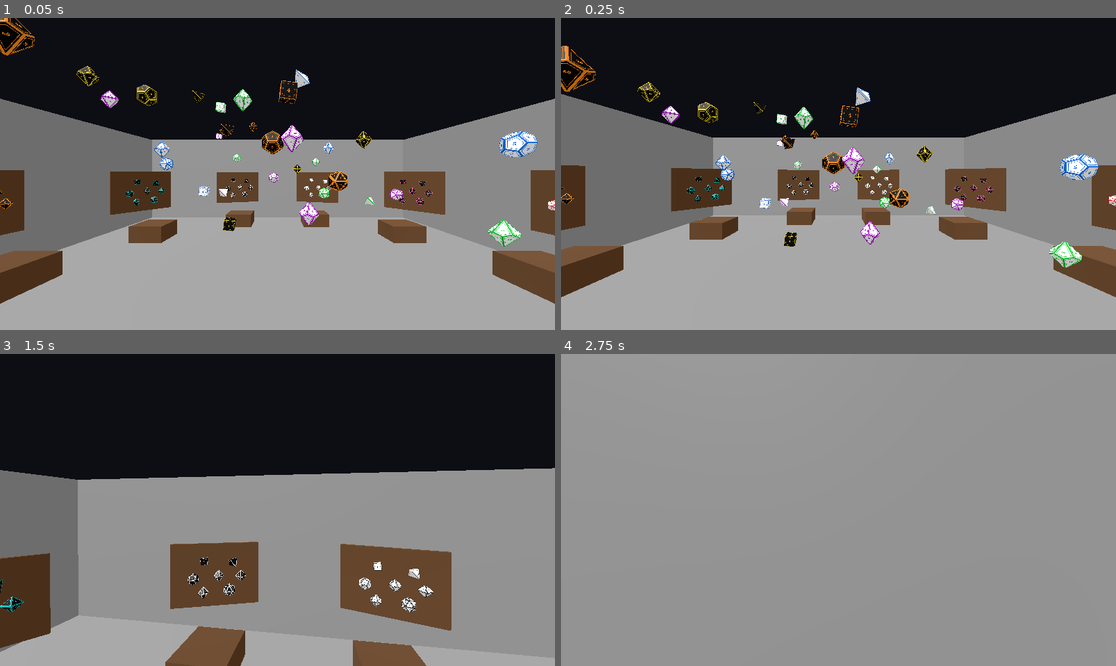
Above: before the commit, frames 1-4 (two rows, left to right).
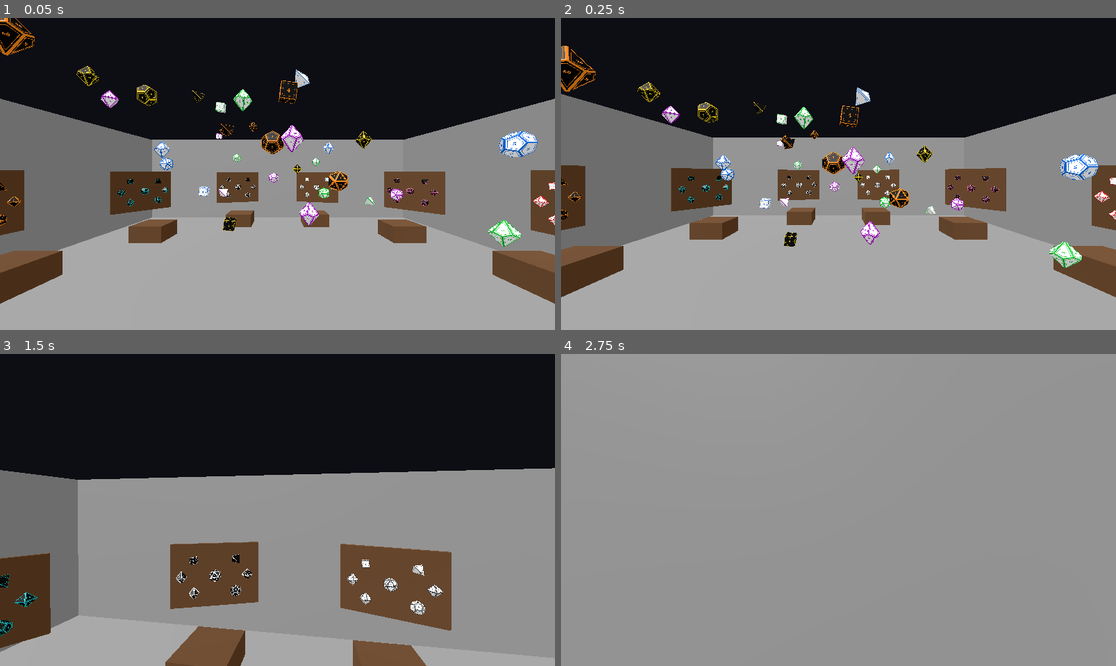
Above: after the commit, the same moments.

Repository: Fandomqueen9/Dice_Sort_Portfolio
Game: Godot game, scene res://scenes/Main.tscn
Same seed, same stepped clock (60 frames per second), same inputs: the game is played once before the commit and once after it. This scene is started directly instead of the project's main scene.
Inputs (mouse positions are in pixels of both pictures, inside the frame that each line leads up to):
- Up to frame 1 (0.05 s): no input
- Up to frame 2 (0.25 s): no input
- Up to frame 3 (1.5 s): tap Enter at 0.5 s; move the mouse to (305, 510) at 0.52 s; hold W from 0.53 s (still down); click (305, 510) at 0.67 s; tap Space at 0.77 s; move the mouse to (249, 510) at 1.27 s
- Up to frame 4 (2.75 s): keep holding W; tap Space at 1.52 s; move the mouse to (849, 503) at 2.02 s

The runs differ from the first frame. In frame 1, 0.9% of the frame differs, in the area x 0-100%, y 51-67%; in frame 2, 0.9%; in frame 3, 1.6%, in the area x 0-80%, y 64-91%; in frame 4, nothing differs.

Commit message:
Align sign dice into straight rows with d20 centered
Replace the jittered scatter offsets with a clean 2/3/2 grid (top,
middle, bottom rows all straight and evenly spaced), with d20 in the
exact center of the middle row.

Co-Authored-By: Claude Sonnet 5 <noreply@anthropic.com>

Diff:
--- a/client/scripts/Tray.gd
+++ b/client/scripts/Tray.gd
@@ -13,16 +13,16 @@
 const MINI_DIE_SCALE := 0.85
 const MATCHED_OUTLINE_COLOR := Color(0.2, 0.9, 0.3)
 
-# Loosely scattered layout (not a straight line), one offset per entry in
-# GameState.DIE_TYPES, matched by index.
+# Three straight, evenly-spaced rows (2 / 3 / 2), d20 centered in the
+# middle row. One offset per entry in GameState.DIE_TYPES, matched by index.
 const MINI_DIE_OFFSETS := [
-	Vector2(-0.30, 0.22),  # d4
-	Vector2(0.18, 0.26),   # d6
-	Vector2(-0.44, -0.02), # d8
-	Vector2(-0.06, 0.0),   # d10
-	Vector2(0.36, -0.04),  # d12
-	Vector2(-0.24, -0.26), # d20
-	Vector2(0.20, -0.28),  # d100
+	Vector2(-0.35, 0.28),  # d4    top-left
+	Vector2(0.35, 0.28),   # d6    top-right
+	Vector2(-0.55, 0.0),   # d8    mid-left
+	Vector2(0.55, 0.0),    # d10   mid-right
+	Vector2(-0.35, -0.28), # d12   bottom-left
+	Vector2(0.0, 0.0),     # d20   center
+	Vector2(0.35, -0.28),  # d100  bottom-right
 ]
 
 
